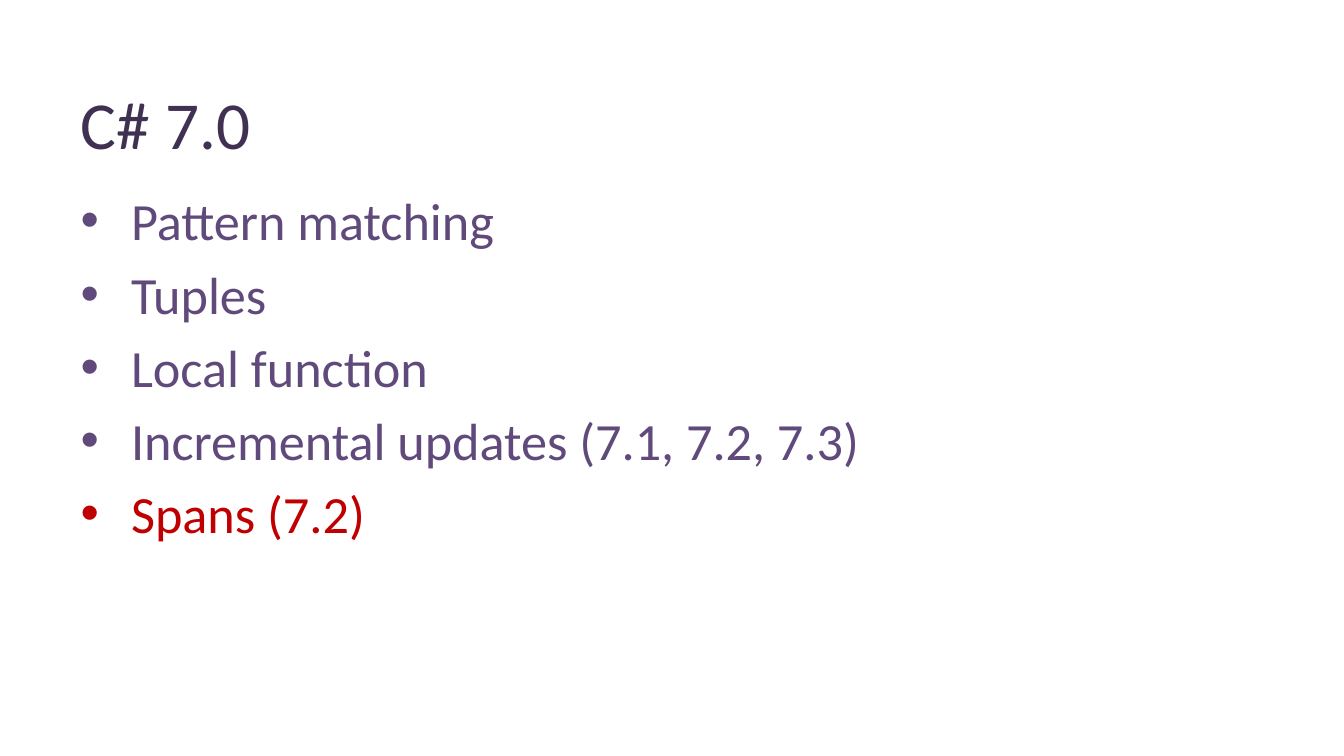
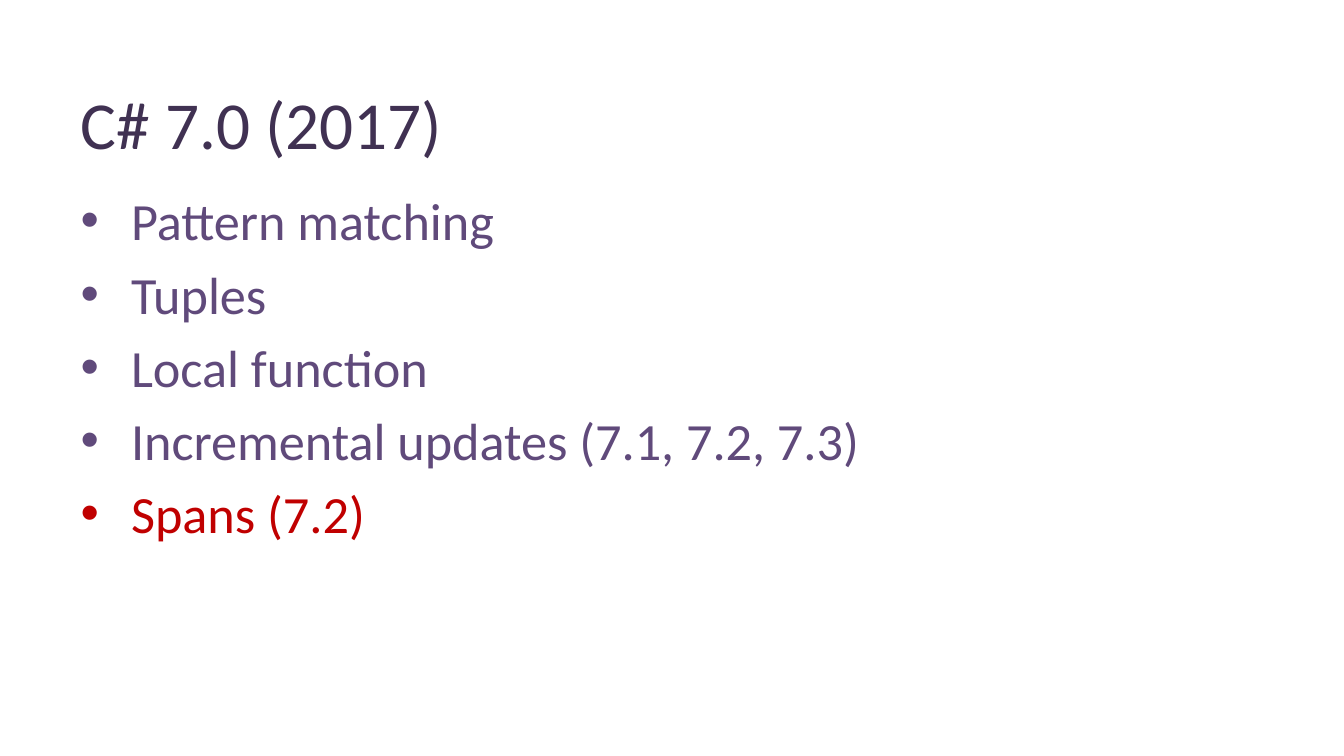
Before and after one commit to wozni/CSharpQuoVadis, a slide deck: slide 15 of docs/C# Quo vadis v2.pptx. Drawn at 1344x756 pixels with LibreOffice and Linux fonts; fonts in the diff are those of the drawing; background and template pictures are left out. Boxes give left, top, right and bottom in pixels: in the first picture for what was removed or moved away, otherwise in the second. Text is boxed around its words. In the diff, an @@ line names an element or a change of style, - is before the commit and + after.

```diff
--- a/docs/C# Quo vadis v2.pptx
+++ b/docs/C# Quo vadis v2.pptx
@@ title at [81, 100, 442, 158]: text changed @@
-C# 7.0
+C# 7.0 (2017)
```
Also in this commit, not shown: 3 other slides changed, 3 slides added, 5 slides removed, 5 other files.
